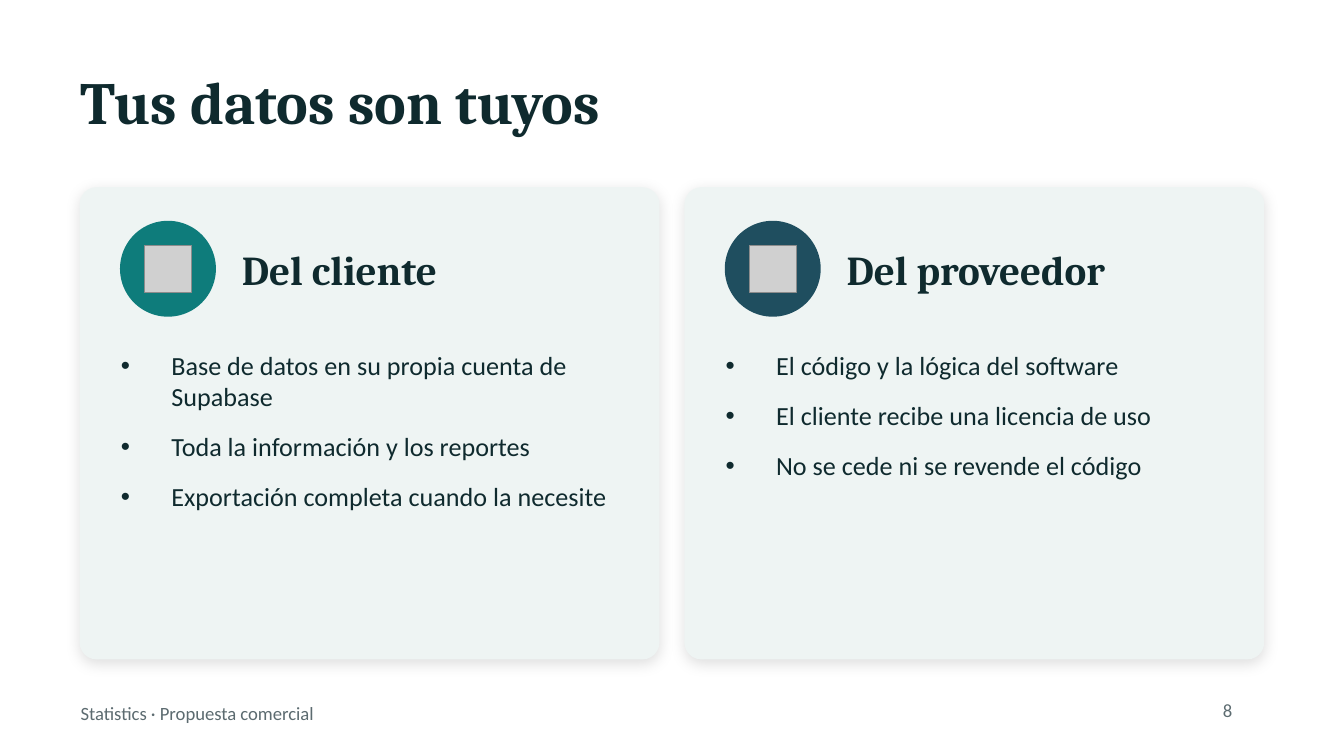
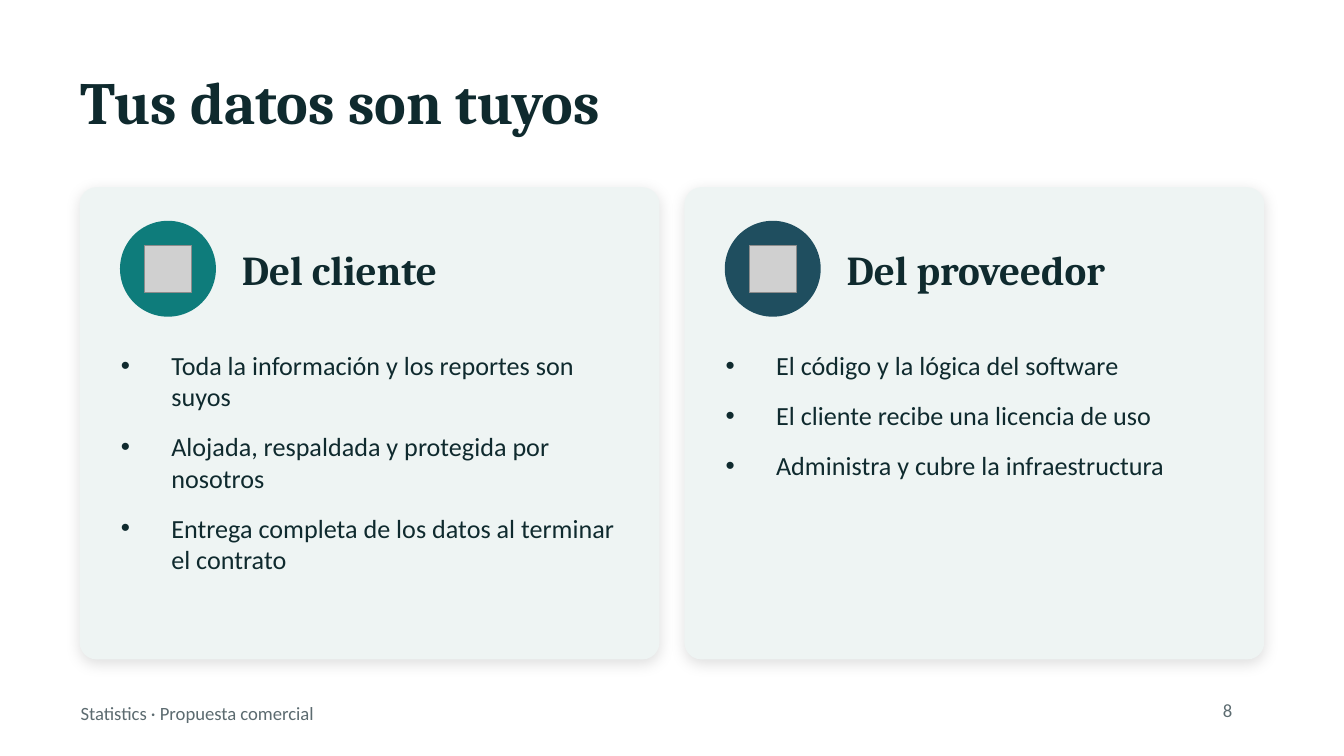
Before and after one commit to eduardojmr28-ops/statistics, a slide deck: slide 8 of propuesta/Propuesta_Statistics.pptx. Drawn at 1344x756 pixels with LibreOffice and Linux fonts; fonts in the diff are those of the drawing; grey boxes stand for pictures. Boxes give left, top, right and bottom in pixels: in the first picture for what was removed or moved away, otherwise in the second. Text is boxed around its words. In the diff, an @@ line names an element or a change of style, - is before the commit and + after.

```diff
--- a/propuesta/Propuesta_Statistics.pptx
+++ b/propuesta/Propuesta_Statistics.pptx
@@ text at bbox=[171, 357, 614, 569]: text changed @@
-• Base de datos en su propia cuenta de Supabase
-• Toda la información y los reportes
-• Exportación completa cuando la necesite
+• Toda la información y los reportes son suyos
+• Alojada, respaldada y protegida por nosotros
+• Entrega completa de los datos al terminar el contrato
@@ text at bbox=[776, 457, 1164, 480]: text changed @@
-• No se cede ni se revende el código
+• Administra y cubre la infraestructura
```
Also in this commit, not shown: 3 other slides changed.
